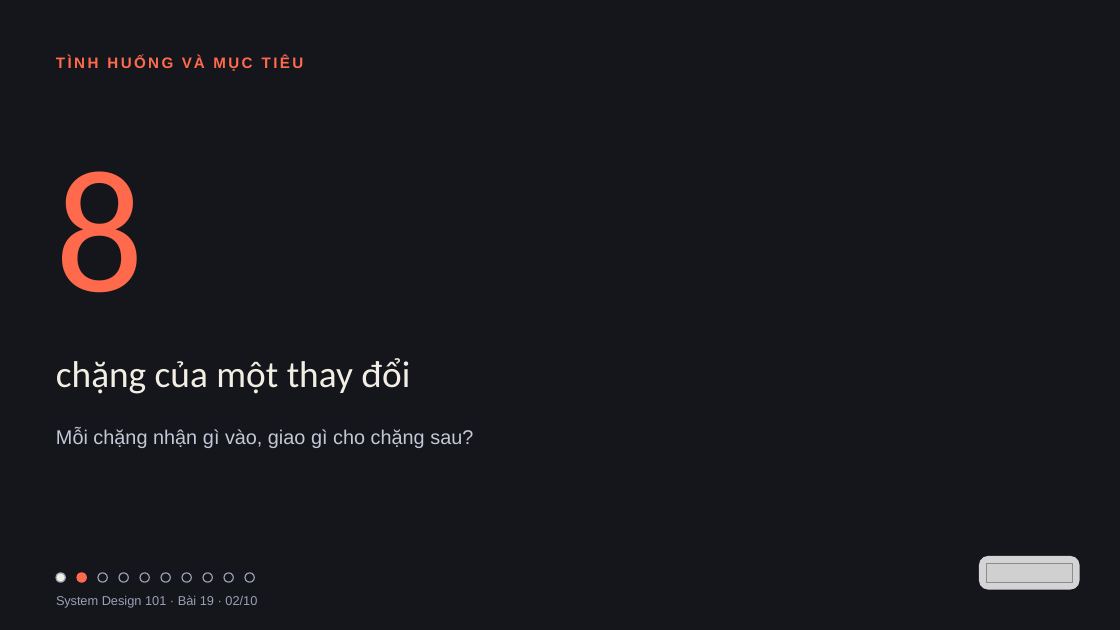
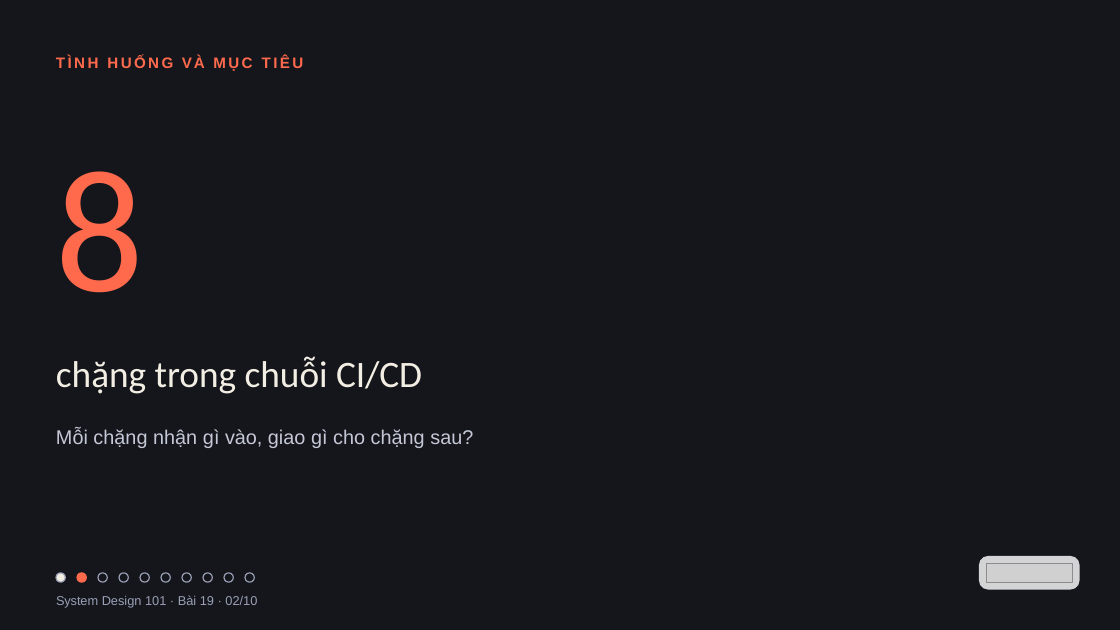
Before and after one commit to vohoailinh90/tool-marketing-studio, a slide deck: slide 2 of system-design-101/vi/lessons/sd-02-019/slides/sd-02-019.pptx. Drawn at 1120x630 pixels with LibreOffice and Linux fonts; fonts in the diff are those of the drawing; grey boxes stand for pictures. Boxes give left, top, right and bottom in pixels: in the first picture for what was removed or moved away, otherwise in the second. Text is boxed around its words. In the diff, an @@ line names an element or a change of style, - is before the commit and + after.

```diff
--- a/system-design-101/vi/lessons/sd-02-019/slides/sd-02-019.pptx
+++ b/system-design-101/vi/lessons/sd-02-019/slides/sd-02-019.pptx
@@ text at box(56, 356, 422, 394): text changed @@
-chặng của một thay đổi
+chặng trong chuỗi CI/CD
```
Also in this commit, not shown: 2 other slides changed, 3 other files.
